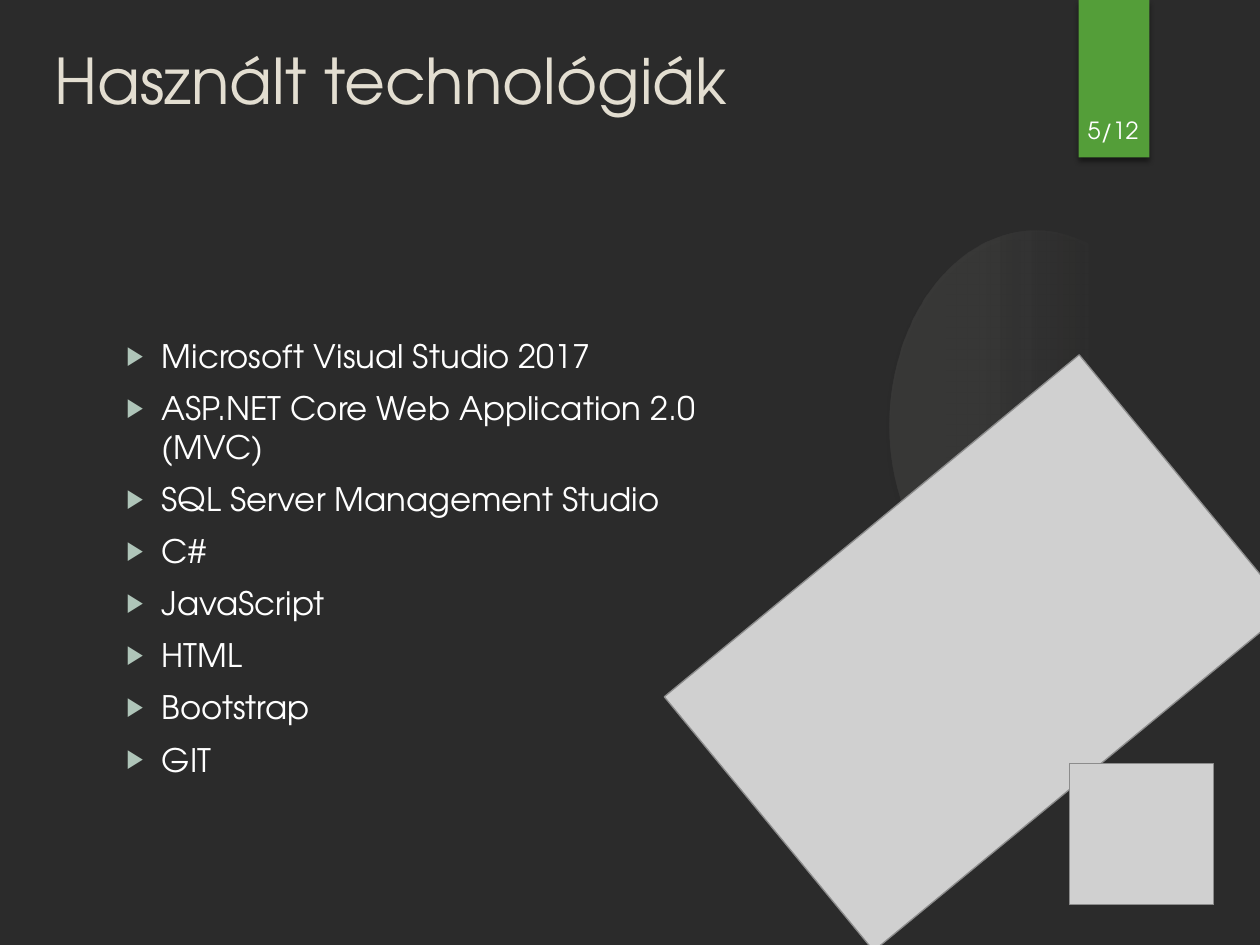
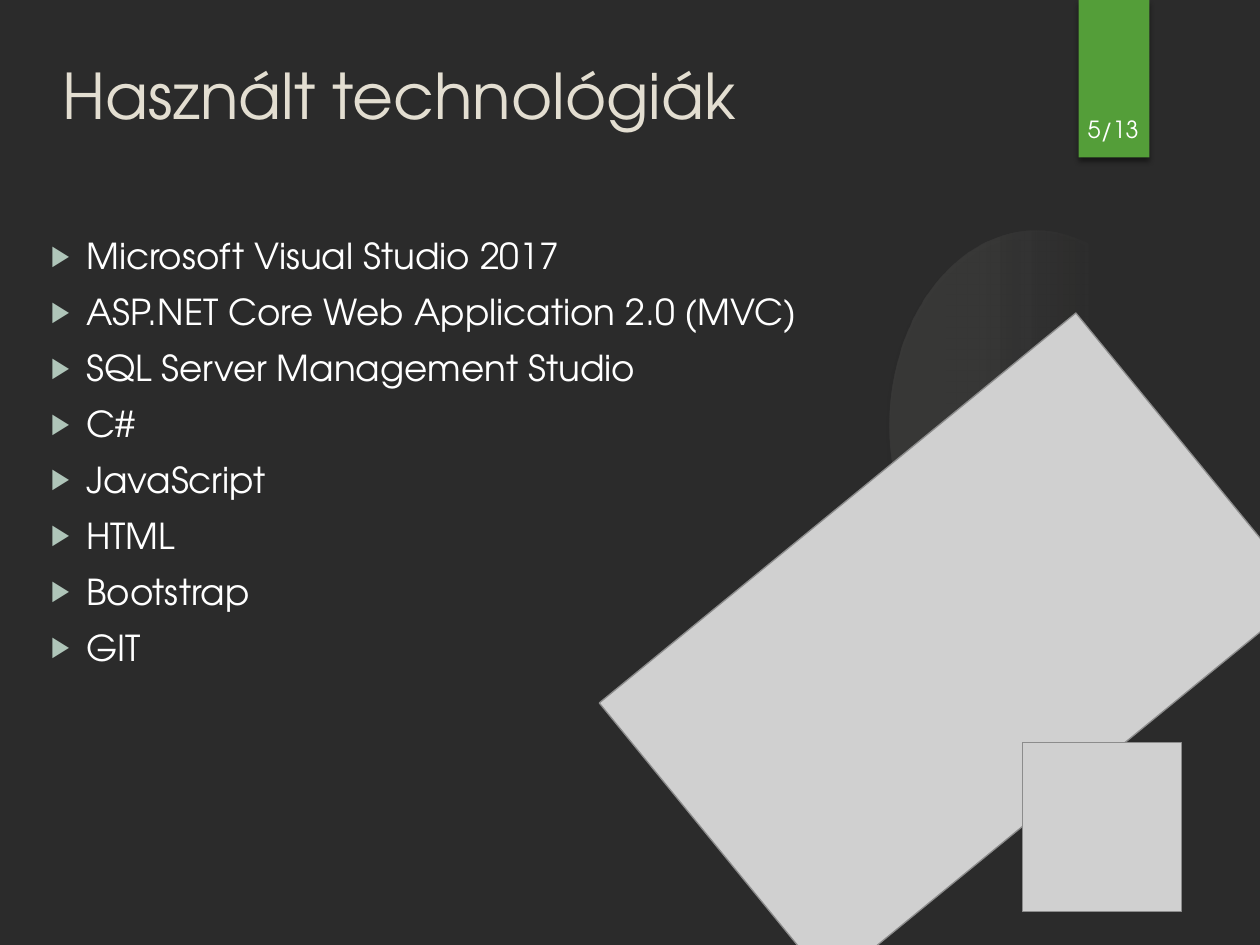
Before and after one commit to smnandor/Tervez-s-I.-II., a slide deck: slide 5 of Tervezes II/presentations/Szakdolgozat_prezentáció_4_3_IAUL0M_v7.pptx. Drawn at 1260x945 pixels with LibreOffice and Linux fonts; fonts in the diff are those of the drawing; grey boxes stand for pictures; background and template pictures are left out; a plain dark background stands for a picture behind light text. Boxes give left, top, right and bottom in pixels: in the first picture for what was removed or moved away, otherwise in the second. Text is boxed around its words. In the diff, an @@ line names an element or a change of style, - is before the commit and + after.

```diff
--- a/Tervezes II/presentations/Szakdolgozat_prezentáció_4_3_IAUL0M_v7.pptx
+++ b/Tervezes II/presentations/Szakdolgozat_prezentáció_4_3_IAUL0M_v7.pptx
@@ text "Használt technológiák": place and size @@
-text "Használt technológiák" at (54, 56, 727, 118)
+text "Használt technológiák" at (63, 71, 736, 133)
@@ page number at (1088, 120, 1139, 142): text changed @@
-5/12
+5/13
@@ text "Microsoft Visual Studio 2017": place and size @@
-text "Microsoft Visual Studio 2017" at (162, 343, 695, 773)
+text "Microsoft Visual Studio 2017" at (86, 242, 797, 662)
@@ text "Microsoft Visual Studio 2017" at (86, 242, 797, 662): size 18.5 to 20.4 pt @@
@@ picture: place and size @@
-picture at (665, 354, 1260, 945)
+picture at (599, 312, 1260, 945)
@@ picture: place and size @@
-picture at (1070, 764, 1213, 905)
+picture at (1022, 742, 1181, 911)
```
Also in this commit, not shown: 11 other slides changed, 1 slide added, 25 other files.
